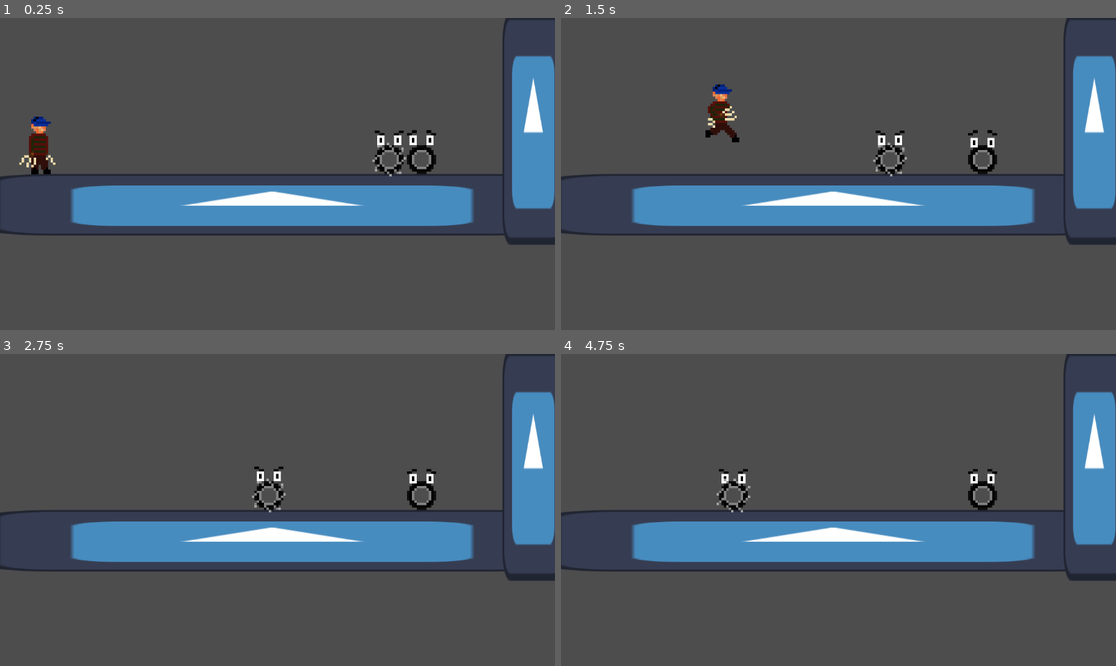
Above: before the commit, frames 1-4 (two rows, left to right).
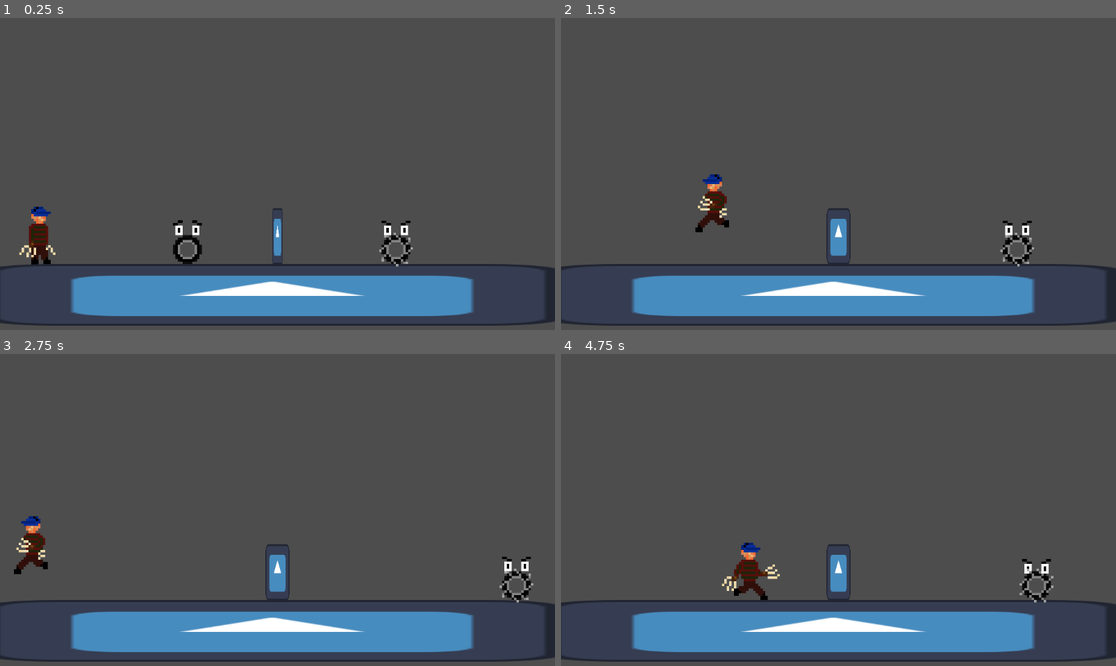
Above: after the commit, the same moments.

Repository: SamolasGit/GameJam
Game: Godot game, scene res://Scenes/Fase1.tscn
The game is run twice, just before and just after one commit, with the same random seed, the same clock (stepped at 60 frames per second) and the same inputs. The engine's default icon, where the game draws it, is replaced by a stand-in: a white triangle on a blue panel in a dark square.
Inputs:
- Up to frame 1 (0.25 s): no input
- Up to frame 2 (1.5 s): tap Space (Jump) at 0.6, 0.77, 1.07, 1.35 s
- Up to frame 3 (2.75 s): tap Space (Jump) at 1.52, 1.82, 2.1 s
- Up to frame 4 (4.75 s): tap Space (Jump) at 2.85, 3.02, 3.32, 3.6, 3.77, 4.07, 4.35, 4.52 s

The runs differ from the first frame. In frame 1, 29% of the frame differs, in the area x 0-100%, y 0-99%; in frame 2, 28%; in frame 3, 28%; in frame 4, 28%.

Commit message:
Criado EventBus, feito algumas mudanças nos scripts e na cena
Foi feito algumas melhorias nos scripts, encurtando algumas partes.
Criado EventBus, singleton que irá gerenciar os sinais principais do jogo --- por exemplo, o sinal de sem pneus.
Foi feito algumas mudanças nas cenas de certos nodes para melhor organização

Diff:
--- a/Freddy/Scenes/Fase1.tscn
+++ b/Freddy/Scenes/Fase1.tscn
@@ -1,9 +1,10 @@
-[gd_scene load_steps=6 format=3 uid="uid://1jxl0xse20xd"]
+[gd_scene load_steps=7 format=3 uid="uid://1jxl0xse20xd"]
 
 [ext_resource type="PackedScene" uid="uid://y07evr6e4yfu" path="res://Player/Player.tscn" id="1_5f47c"]
 [ext_resource type="PackedScene" uid="uid://dbneco8wu7pen" path="res://Scenes/Pneu1.tscn" id="2_efxfq"]
 [ext_resource type="PackedScene" uid="uid://ssawnodud577" path="res://Scenes/PneuSpike.tscn" id="3_vby2f"]
 [ext_resource type="Texture2D" uid="uid://b2njjcq8ecv40" path="res://Sprites/icon.svg" id="4_6tdug"]
+[ext_resource type="PackedScene" uid="uid://byiyr3dqvwrwg" path="res://Scenes/Porta.tscn" id="5_iqp1a"]
 
 [sub_resource type="RectangleShape2D" id="RectangleShape2D_ikti2"]
 size = Vector2(1154, 20)
@@ -11,51 +12,53 @@
 [node name="World" type="Node2D"]
 
 [node name="Camera2D" type="Camera2D" parent="."]
+position = Vector2(0, -187)
 
 [node name="CharacterBody2D" parent="." instance=ExtResource("1_5f47c")]
 position = Vector2(-541, -81)
 scale = Vector2(5, 5)
 
-[node name="StaticBody2D" type="StaticBody2D" parent="."]
+[node name="ground" type="StaticBody2D" parent="."]
 
-[node name="CollisionShape2D" type="CollisionShape2D" parent="StaticBody2D"]
+[node name="Icon" type="Sprite2D" parent="ground"]
+position = Vector2(-11, 64)
+scale = Vector2(9.4375, 1)
+texture = ExtResource("4_6tdug")
+
+[node name="CollisionShape2D" type="CollisionShape2D" parent="ground"]
 position = Vector2(0, 10)
 shape = SubResource("RectangleShape2D_ikti2")
 
-[node name="StaticBody2D2" type="StaticBody2D" parent="."]
+[node name="walls" type="StaticBody2D" parent="."]
 
-[node name="CollisionShape2D" type="CollisionShape2D" parent="StaticBody2D2"]
-position = Vector2(478, 28)
+[node name="wall_right" type="Sprite2D" parent="walls"]
+position = Vector2(640, -94)
+scale = Vector2(1, 3.76563)
+texture = ExtResource("4_6tdug")
+
+[node name="wall_left" type="Sprite2D" parent="walls"]
+position = Vector2(-643, -94)
+scale = Vector2(1, 3.76563)
+texture = ExtResource("4_6tdug")
+
+[node name="CollisionShape2D" type="CollisionShape2D" parent="walls"]
+position = Vector2(593, 28)
 rotation = 1.5708
 shape = SubResource("RectangleShape2D_ikti2")
 
-[node name="CollisionShape2D2" type="CollisionShape2D" parent="StaticBody2D2"]
+[node name="CollisionShape2D2" type="CollisionShape2D" parent="walls"]
 position = Vector2(-590, 10)
 rotation = 1.5708
 shape = SubResource("RectangleShape2D_ikti2")
 
-[node name="Tileset" type="Node2D" parent="."]
+[node name="Inimigo" type="Node" parent="."]
 
-[node name="Icon" type="Sprite2D" parent="Tileset"]
-position = Vector2(-11, 64)
-scale = Vector2(9.4375, 1)
-texture = ExtResource("4_6tdug")
+[node name="Pneu" parent="Inimigo" instance=ExtResource("2_efxfq")]
+position = Vector2(-182, -43)
 
-[node name="Icon2" type="Sprite2D" parent="Tileset"]
-position = Vector2(531, -94)
-scale = Vector2(1, 3.76563)
-texture = ExtResource("4_6tdug")
+[node name="PneuSpike2" parent="Inimigo" instance=ExtResource("3_vby2f")]
+position = Vector2(226, -42.9999)
+scale = Vector2(5, 5)
 
-[node name="Icon3" type="Sprite2D" parent="Tileset"]
-position = Vector2(-643, -94)
-scale = Vector2(1, 3.76563)
-texture = ExtResource("4_6tdug")
-
-[node name="Inimigo" type="Node2D" parent="."]
-
-[node name="CharacterBody2D2" parent="Inimigo" instance=ExtResource("2_efxfq")]
-position = Vector2(304, -43)
-
-[node name="CharacterBody2D3" parent="Inimigo" instance=ExtResource("3_vby2f")]
-position = Vector2(226, -44)
-scale = Vector2(5, 5)
+[node name="Porta" parent="." instance=ExtResource("5_iqp1a")]
+position = Vector2(0, -106)
--- a/Freddy/Scenes/Pneu1.tscn
+++ b/Freddy/Scenes/Pneu1.tscn
@@ -1,6 +1,9 @@
 [gd_scene load_steps=10 format=3 uid="uid://dbneco8wu7pen"]
 
 [ext_resource type="Texture2D" uid="uid://d0nl470sh6skl" path="res://Sprites/Pneu.png" id="1_8g0m4"]
+
+[sub_resource type="RectangleShape2D" id="RectangleShape2D_pu56h"]
+size = Vector2(61, 90)
 
 [sub_resource type="AtlasTexture" id="AtlasTexture_50n46"]
 atlas = ExtResource("1_8g0m4")
@@ -52,20 +55,16 @@
 "speed": 6.0
 }]
 
-[sub_resource type="RectangleShape2D" id="RectangleShape2D_pu56h"]
-size = Vector2(12, 12.1)
+[node name="pneu" type="StaticBody2D" groups=["Killable"]]
 
-[node name="AnimatedSprite2D" type="AnimatedSprite2D"]
+[node name="CollisionShape2D" type="CollisionShape2D" parent="."]
+position = Vector2(-4.5, -3)
+shape = SubResource("RectangleShape2D_pu56h")
+
+[node name="AnimatedSprite2D" type="AnimatedSprite2D" parent="."]
 texture_filter = 1
 scale = Vector2(5, 5)
 sprite_frames = SubResource("SpriteFrames_csyvd")
 animation = &"PneuIdle"
 autoplay = "PneuIdle"
 frame_progress = 0.624448
-
-[node name="StaticBody2D" type="StaticBody2D" parent="." groups=["Killable"]]
-
-[node name="CollisionShape2D" type="CollisionShape2D" parent="StaticBody2D"]
-position = Vector2(-1, 2.45)
-scale = Vector2(1, 1)
-shape = SubResource("RectangleShape2D_pu56h")
--- a/Freddy/Scenes/Porta.tscn
+++ b/Freddy/Scenes/Porta.tscn
@@ -6,16 +6,14 @@
 [sub_resource type="RectangleShape2D" id="RectangleShape2D_pfov2"]
 size = Vector2(20, 117)
 
-[node name="Node2D" type="Node2D"]
+[node name="StaticBody2D" type="StaticBody2D"]
 script = ExtResource("1_m8886")
 
-[node name="StaticBody2D" type="StaticBody2D" parent="."]
+[node name="Sprite2D" type="Sprite2D" parent="."]
+position = Vector2(-9.53674e-07, 48.5)
+scale = Vector2(0.171875, 0.914063)
+texture = ExtResource("2_oqoww")
 
-[node name="CollisionShape2D" type="CollisionShape2D" parent="StaticBody2D"]
+[node name="CollisionShape2D" type="CollisionShape2D" parent="."]
 position = Vector2(0, 48.5)
 shape = SubResource("RectangleShape2D_pfov2")
-
-[node name="Sprite2D" type="Sprite2D" parent="."]
-position = Vector2(-1.90735e-06, 48.5)
-scale = Vector2(0.171875, 0.914063)
-texture = ExtResource("2_oqoww")
--- a/Freddy/Scripts/Player.gd
+++ b/Freddy/Scripts/Player.gd
@@ -1,34 +1,38 @@
 extends CharacterBody2D
 
-var JumpCount = 3
-const SPEED = 200
-const JUMP_VELOCITY = -500.0
+@export var JumpCount = 3
+@export var Speed = 200
+@export var JumpVelocity = -500.0
 var dir = 1
 var gravity = 980
-@onready var Animator = $AnimatedSprite2D
+@onready var Animator: AnimatedSprite2D = $AnimatedSprite2D
+
+signal pneu_furado
+
+func _ready() -> void:
+	pneu_furado.connect(EventBus.checar_pneus)
 
 func _physics_process(delta):
 	if is_on_wall():
 		dir *= -1
-		if Animator.flip_h == false:
-			Animator.flip_h = true
-		else:
-			Animator.flip_h = false
-	velocity.x = dir * SPEED
-	if !is_on_floor():
+		Animator.flip_h = !Animator.flip_h
+	velocity.x = dir * Speed
+	if is_on_floor():
+		Animator.play("Walk")
+		_jump()
+	else:
 		velocity.y += gravity * delta
 		Animator.play("Jump")
-	else:
-		Animator.play("Walk")
-	if is_on_floor() and Input.is_action_just_pressed("Jump") and JumpCount > 0:
-		velocity.y += JUMP_VELOCITY
-		JumpCount -= 1
 	move_and_slide()
 
-
+func _jump():
+	if JumpCount == 0 or not Input.is_action_just_pressed("Jump"): return
+	velocity.y += JumpVelocity
+	JumpCount -= 1
 
 func _on_area_2d_body_entered(body):
 	if body.is_in_group("Killable"):
-		body.get_parent().queue_free()
+		body.queue_free()
+		pneu_furado.emit()
 	elif body.is_in_group("Spike"):
 		queue_free()
--- a/Freddy/Scripts/PneuSpike.gd
+++ b/Freddy/Scripts/PneuSpike.gd
@@ -1,5 +1,4 @@
 extends CharacterBody2D
-
 
 const SPEED = 100
 const JUMP_VELOCITY = -400.0
--- a/Freddy/Scripts/Porta.gd
+++ b/Freddy/Scripts/Porta.gd
@@ -0,0 +1,12 @@
+extends StaticBody2D
+@onready var _collision: CollisionShape2D = $CollisionShape2D
+@onready var _sprite: Sprite2D = $Sprite2D
+
+func _ready() -> void:
+	EventBus.sem_pneus.connect(_abrir)
+
+func _abrir():
+	#Desativa a colisão
+	_collision.disabled = true
+	#Enquanto não há um sprite da porta aberta, muda apenas a escala dela
+	_sprite.scale.x = 0.383
--- /dev/null
+++ b/Freddy/Singleton/EventBus.gd
@@ -0,0 +1,10 @@
+extends Node
+
+signal sem_pneus
+
+func checar_pneus():
+	#Aguarda até o final do frame. Quando um objeto é deletado, ele ainda fica no grupo até o final do frame
+	#Isso pode ser arrumado usando free(), mas eu prefiro evitar de usar o free pra casos assim
+	await get_tree().process_frame
+	if get_tree().get_nodes_in_group("Killable").is_empty():
+		sem_pneus.emit()
--- a/Freddy/project.godot
+++ b/Freddy/project.godot
@@ -15,6 +15,10 @@
 config/features=PackedStringArray("4.2", "Forward Plus")
 config/icon="res://Sprites/icon.svg"
 
+[autoload]
+
+EventBus="*res://Singleton/EventBus.gd"
+
 [input]
 
 Jump={
Not shown, added: Freddy/.gitignore
